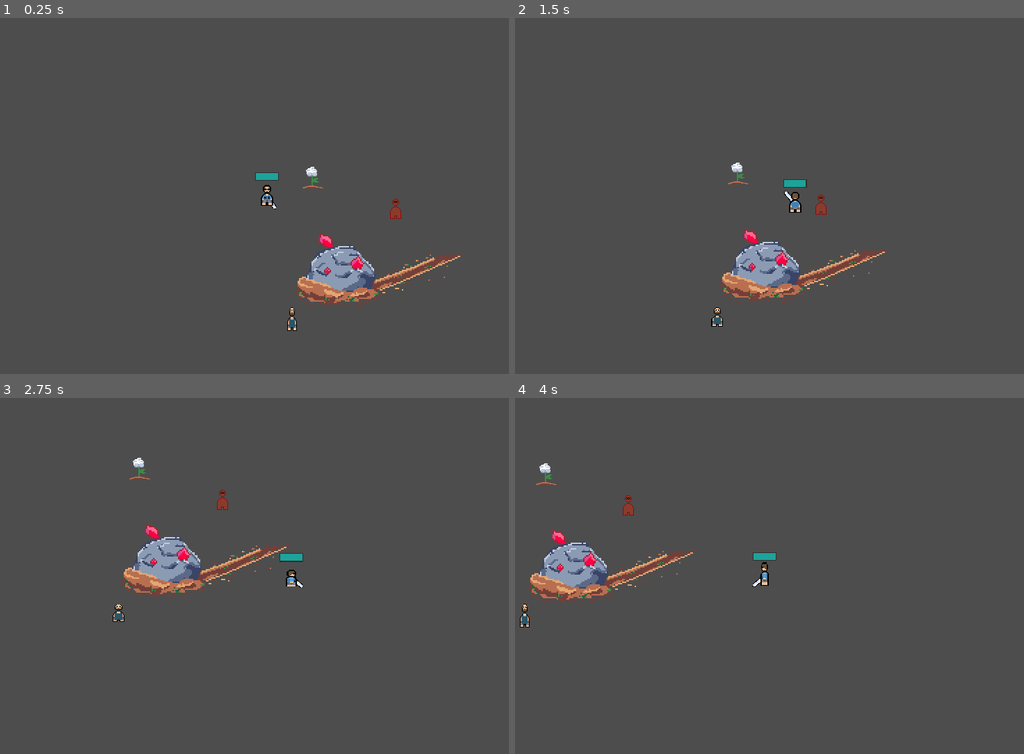
Above: before the commit, frames 1-4 (two rows, left to right).
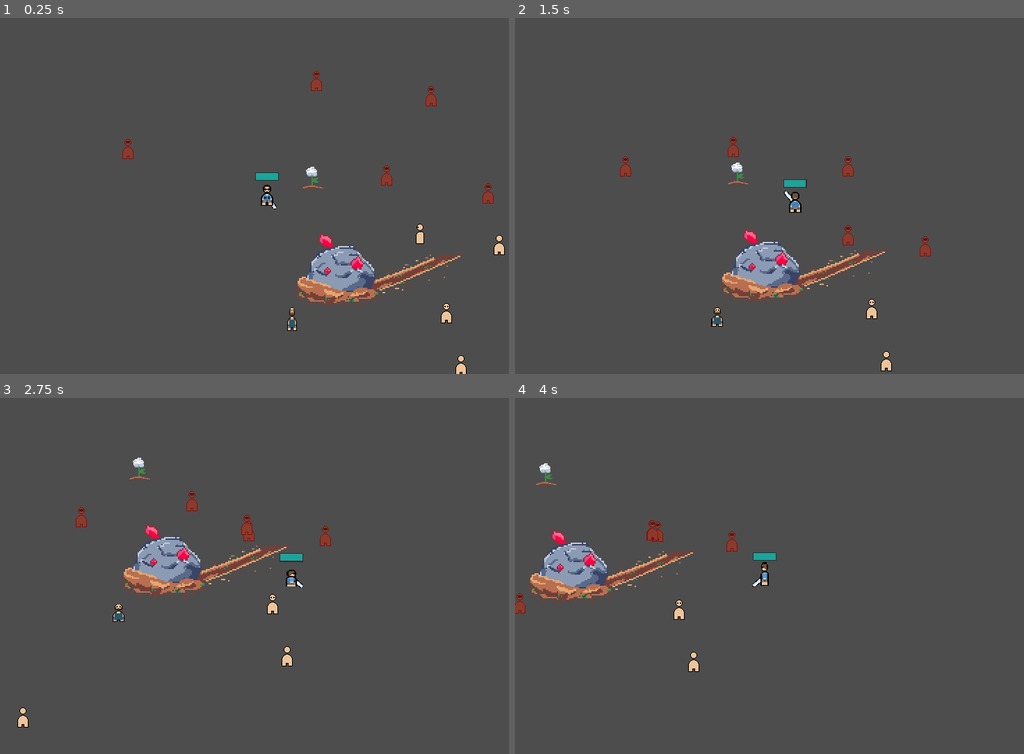
Above: after the commit, the same moments.

Repository: JJPSeno/bgjcalmbeforethestorm
Game: Godot game, scene res://World/TestLevel/test_level.tscn
Same seed, same stepped clock (60 frames per second), same inputs: the game is played once before the commit and once after it. This scene is started directly instead of the project's main scene. Sound files missing from this copy of the repository are replaced by a short silence.
Inputs:
- Up to frame 1 (0.25 s): no input
- Up to frame 2 (1.5 s): hold D (right) 0.53-1.28 s; hold O (hit) 0.53-1.28 s; hold S (down) from 1.28 s (still down); tap W (movement) at 1.35 s
- Up to frame 3 (2.75 s): release S (down) at 2.03 s; hold D (right) from 2.03 s (still down); hold O (hit) from 2.03 s (still down)
- Up to frame 4 (4 s): release O (hit) at 2.78 s; tap W (movement) at 2.85 s; release D (right) at 3.53 s; hold A (left) from 3.53 s (still down); hold O (hit) from 3.53 s (still down)

The runs differ from the first frame. In frame 1, 0.8% of the frame differs, in the area x 24-100%, y 14-100%; in frame 2, 0.7%; in frame 3, 0.7%; in frame 4, 0.6%.

Commit message:
add zombie pathfinding

Diff:
--- a/Entities/Enemies/Zombie/zombie.gd
+++ b/Entities/Enemies/Zombie/zombie.gd
@@ -1,12 +1,39 @@
 extends CharacterBody2D
 
 
-@export var speed = 300.0
+var speed = 100.0
+var accel = 3
+var target : Node2D
+var all_targets
+@onready var nav: NavigationAgent2D = $NavigationAgent2D
 
 
+func _ready() -> void:
+	all_targets = GameManager.zom_targets
+	target = all_targets[0]
+
 func _physics_process(delta: float) -> void:
-	pass
+	print(target.name)
+	var direction = Vector3.ZERO
+	for candidate in all_targets:
+		if candidate == target:
+			continue
+		if global_position.distance_squared_to(candidate.global_position) <= global_position.distance_squared_to(target.global_position):
+			target = candidate
 
+
+
+
+	if !target == null:
+		nav.target_position = target.global_position
+
+	direction = nav.get_next_path_position() - global_position
+	direction = direction.normalized()
+
+	velocity = velocity.lerp(direction * speed, 1 - exp(-accel * delta))
+
+	move_and_slide()
 
 func interact():
 	print_debug("ya hit me")
+	queue_free()
--- a/Entities/Enemies/Zombie/zombie.tscn
+++ b/Entities/Enemies/Zombie/zombie.tscn
@@ -76,4 +76,6 @@
 shape = SubResource("CircleShape2D_ohcbq")
 debug_color = Color(0.843326, 0.34113, 0.446181, 0.42)
 
+[node name="NavigationAgent2D" type="NavigationAgent2D" parent="."]
+
 [editable path="Interactable"]
--- a/Entities/NPCS/Toolsmith/Toolsmith.tscn
+++ b/Entities/NPCS/Toolsmith/Toolsmith.tscn
@@ -105,7 +105,7 @@
 text = "Ayt, hop to it"
 completion = ""
 
-[node name="Toolsmith" type="Node2D"]
+[node name="Toolsmith" type="Node2D" groups=["zom_target"]]
 script = ExtResource("1_8oxf5")
 
 [node name="Bobble Target" type="Node2D" parent="."]
--- a/Entities/NPCS/Toolsmith/toolsmith.gd
+++ b/Entities/NPCS/Toolsmith/toolsmith.gd
@@ -3,3 +3,9 @@
 
 func interact():
 	pass
+
+
+func hurt():
+	remove_from_group("zom_target")
+	GameManager.get_all_zom_targets()
+	visible = false
--- /dev/null
+++ b/Entities/NPCS/Vaillager/villager.gd
@@ -0,0 +1,14 @@
+extends Node2D
+
+
+@onready var animated_sprite_2d: AnimatedSprite2D = $AnimatedSprite2D
+
+
+func _ready() -> void:
+	animated_sprite_2d.frame = randi_range(0, 3)
+
+
+func hurt():
+	remove_from_group("zom_target")
+	GameManager.get_all_zom_targets()
+	visible = false
--- /dev/null
+++ b/Entities/NPCS/Vaillager/villager.tscn
@@ -0,0 +1,99 @@
+[gd_scene load_steps=15 format=3 uid="uid://ddwv800srjdms"]
+
+[ext_resource type="Texture2D" uid="uid://ostdwu2qbykc" path="res://Assets/npcs/npcs.png" id="1_8k7qi"]
+[ext_resource type="Script" path="res://Entities/NPCS/Vaillager/villager.gd" id="1_akvpk"]
+[ext_resource type="PackedScene" uid="uid://cdufi2gvvbf2c" path="res://Components/bobbleable/bobbleable.tscn" id="2_651eq"]
+[ext_resource type="PackedScene" uid="uid://ub47qa11wspb" path="res://Components/interactable/interactable.tscn" id="4_52o4j"]
+
+[sub_resource type="AtlasTexture" id="AtlasTexture_f3v2q"]
+atlas = ExtResource("1_8k7qi")
+region = Rect2(0, 0, 32, 32)
+
+[sub_resource type="AtlasTexture" id="AtlasTexture_u7vcc"]
+atlas = ExtResource("1_8k7qi")
+region = Rect2(0, 32, 32, 32)
+
+[sub_resource type="AtlasTexture" id="AtlasTexture_b6o8p"]
+atlas = ExtResource("1_8k7qi")
+region = Rect2(0, 64, 32, 32)
+
+[sub_resource type="AtlasTexture" id="AtlasTexture_42tci"]
+atlas = ExtResource("1_8k7qi")
+region = Rect2(0, 96, 32, 32)
+
+[sub_resource type="AtlasTexture" id="AtlasTexture_8ople"]
+atlas = ExtResource("1_8k7qi")
+region = Rect2(160, 0, 32, 32)
+
+[sub_resource type="AtlasTexture" id="AtlasTexture_uvwvm"]
+atlas = ExtResource("1_8k7qi")
+region = Rect2(160, 32, 32, 32)
+
+[sub_resource type="AtlasTexture" id="AtlasTexture_jnrx6"]
+atlas = ExtResource("1_8k7qi")
+region = Rect2(160, 64, 32, 32)
+
+[sub_resource type="AtlasTexture" id="AtlasTexture_w0elk"]
+atlas = ExtResource("1_8k7qi")
+region = Rect2(160, 96, 32, 32)
+
+[sub_resource type="SpriteFrames" id="SpriteFrames_4qyjr"]
+animations = [{
+"frames": [{
+"duration": 1.0,
+"texture": SubResource("AtlasTexture_f3v2q")
+}, {
+"duration": 1.0,
+"texture": SubResource("AtlasTexture_u7vcc")
+}, {
+"duration": 1.0,
+"texture": SubResource("AtlasTexture_b6o8p")
+}, {
+"duration": 1.0,
+"texture": SubResource("AtlasTexture_42tci")
+}],
+"loop": true,
+"name": &"default",
+"speed": 5.0
+}, {
+"frames": [{
+"duration": 1.0,
+"texture": SubResource("AtlasTexture_8ople")
+}, {
+"duration": 1.0,
+"texture": SubResource("AtlasTexture_uvwvm")
+}, {
+"duration": 1.0,
+"texture": SubResource("AtlasTexture_jnrx6")
+}, {
+"duration": 1.0,
+"texture": SubResource("AtlasTexture_w0elk")
+}],
+"loop": true,
+"name": &"zombie",
+"speed": 5.0
+}]
+
+[sub_resource type="RectangleShape2D" id="RectangleShape2D_dwcea"]
+size = Vector2(28, 22)
+
+[node name="Villager" type="Node2D" groups=["zom_target"]]
+script = ExtResource("1_akvpk")
+
+[node name="AnimatedSprite2D" type="AnimatedSprite2D" parent="."]
+sprite_frames = SubResource("SpriteFrames_4qyjr")
+autoplay = "default"
+speed_scale = 0.0
+
+[node name="Bobbeable" parent="." node_paths=PackedStringArray("target") instance=ExtResource("2_651eq")]
+target = NodePath("../AnimatedSprite2D")
+
+[node name="Interactable" parent="." node_paths=PackedStringArray("parent") instance=ExtResource("4_52o4j")]
+collision_layer = 32
+collision_mask = 128
+parent = NodePath("..")
+
+[node name="CollisionShape2D" parent="Interactable" index="0"]
+shape = SubResource("RectangleShape2D_dwcea")
+
+[editable path="Interactable"]
--- a/Entities/Player/player.tscn
+++ b/Entities/Player/player.tscn
@@ -100,7 +100,7 @@
 [sub_resource type="RectangleShape2D" id="RectangleShape2D_hxsv8"]
 size = Vector2(28, 22)
 
-[node name="Player" type="CharacterBody2D"]
+[node name="Player" type="CharacterBody2D" groups=["zom_target"]]
 y_sort_enabled = true
 collision_layer = 2
 collision_mask = 57
--- a/Singleton/game_manager.gd
+++ b/Singleton/game_manager.gd
@@ -3,6 +3,11 @@
 signal weapon_is_upgraded
 
 var is_weapon_upgraded := false
+var zom_targets
+
+
+func _ready() -> void:
+	get_all_zom_targets()
 
 func _process(_delta: float) -> void:
 	if Input.is_action_just_pressed("exit"):
@@ -14,3 +19,7 @@
 func upgrade_weapon() -> void:
 	is_weapon_upgraded = true
 	weapon_is_upgraded.emit()
+
+
+func get_all_zom_targets():
+	zom_targets = get_tree().get_nodes_in_group("zom_target")
--- a/World/TestLevel/test_level.tscn
+++ b/World/TestLevel/test_level.tscn
@@ -1,10 +1,16 @@
-[gd_scene load_steps=6 format=3 uid="uid://c66o8lh8t5n5"]
+[gd_scene load_steps=8 format=3 uid="uid://c66o8lh8t5n5"]
 
 [ext_resource type="PackedScene" uid="uid://bhnoos5wf8m37" path="res://Entities/Player/player.tscn" id="1_g6413"]
 [ext_resource type="PackedScene" uid="uid://w03ka4ghj5jh" path="res://Entities/Cotton/Cotton.tscn" id="2_lbnyw"]
 [ext_resource type="PackedScene" uid="uid://vyrr7a6mt5kv" path="res://Entities/Meteor/Meteor.tscn" id="3_ivbk8"]
 [ext_resource type="PackedScene" uid="uid://b53vr80xvjhbe" path="res://Entities/Enemies/Zombie/zombie.tscn" id="4_hatjw"]
 [ext_resource type="PackedScene" uid="uid://bhhtlr14jwbcc" path="res://Entities/NPCS/Toolsmith/Toolsmith.tscn" id="5_tmeet"]
+[ext_resource type="PackedScene" uid="uid://ddwv800srjdms" path="res://Entities/NPCS/Vaillager/villager.tscn" id="6_52b2l"]
+
+[sub_resource type="NavigationPolygon" id="NavigationPolygon_btyo2"]
+vertices = PackedVector2Array(239.508, -554.031, 835.602, -570.953, 1862.71, -247.32, 1051.52, 1061.45, -131.297, 1403.22, -737.391, 365.633, -218.328, -424.359, -831.773, -257.68)
+polygons = Array[PackedInt32Array]([PackedInt32Array(0, 1, 2, 3, 4, 5, 6), PackedInt32Array(6, 5, 7)])
+outlines = Array[PackedVector2Array]([PackedVector2Array(238, -564, 837, -581, 1878, -253, 1058, 1070, -136, 1415, -747, 369, -843, -265, -221, -434)])
 
 [node name="TestLevel" type="Node2D"]
 
@@ -15,7 +21,19 @@
 position = Vector2(244.743, 184.241)
 
 [node name="Zombie" parent="." instance=ExtResource("4_hatjw")]
-position = Vector2(313.334, 102.217)
+position = Vector2(202, -88)
+
+[node name="Zombie2" parent="." instance=ExtResource("4_hatjw")]
+position = Vector2(365, -67)
+
+[node name="Zombie3" parent="." instance=ExtResource("4_hatjw")]
+position = Vector2(297, 48)
+
+[node name="Zombie4" parent="." instance=ExtResource("4_hatjw")]
+position = Vector2(-79, 14)
+
+[node name="Zombie5" parent="." instance=ExtResource("4_hatjw")]
+position = Vector2(444, 73)
 
 [node name="Player" parent="." groups=["player"] instance=ExtResource("1_g6413")]
 position = Vector2(128, 85)
@@ -23,3 +41,22 @@
 
 [node name="Toolsmith" parent="." instance=ExtResource("5_tmeet")]
 position = Vector2(164, 263)
+
+[node name="NavigationRegion2D" type="NavigationRegion2D" parent="."]
+position = Vector2(-153, -283)
+navigation_polygon = SubResource("NavigationPolygon_btyo2")
+
+[node name="Villager2" parent="." instance=ExtResource("6_52b2l")]
+position = Vector2(386, 252)
+
+[node name="Villager" parent="." instance=ExtResource("6_52b2l")]
+position = Vector2(348, 138)
+
+[node name="Villager3" parent="." instance=ExtResource("6_52b2l")]
+position = Vector2(27, 415)
+
+[node name="Villager4" parent="." instance=ExtResource("6_52b2l")]
+position = Vector2(407, 327)
+
+[node name="Villager5" parent="." instance=ExtResource("6_52b2l")]
+position = Vector2(462, 154)
--- a/World/world.tscn
+++ b/World/world.tscn
@@ -3,7 +3,7 @@
 [ext_resource type="PackedScene" uid="uid://bhnoos5wf8m37" path="res://Entities/Player/player.tscn" id="1_m64ys"]
 [ext_resource type="PackedScene" uid="uid://8w0ml10hpnxd" path="res://World/Buildings/Player_Room_Bldg.tscn" id="2_87cis"]
 [ext_resource type="PackedScene" uid="uid://bnu7gt00el3rr" path="res://World/Buildings/Carpenter_Bldg.tscn" id="4_bl0i6"]
-[ext_resource type="PackedScene" uid="uid://kfkmok2i6u6r" path="res://Entities/NPCS/carpenter/carpenter.tscn" id="5_5spr1"]
+[ext_resource type="PackedScene" uid="uid://kfkmok2i6u6r" path="res://Entities/NPCS/Carpenter/carpenter.tscn" id="5_5spr1"]
 [ext_resource type="PackedScene" uid="uid://be67annsivf7" path="res://World/Buildings/Tailors_Hut.tscn" id="5_kgqvn"]
 [ext_resource type="PackedScene" uid="uid://tkt6eauokv8m" path="res://Entities/NPCS/Tailor/tailor.tscn" id="6_dqhfu"]
 [ext_resource type="PackedScene" uid="uid://blhugsrkjmffk" path="res://World/Buildings/Toolsmithery.tscn" id="6_trm65"]
--- a/project.godot
+++ b/project.godot
@@ -32,6 +32,7 @@
 [global_group]
 
 player=""
+zom_target=""
 
 [input]
 
Not shown: 1 places in Components/swingable/average-sword.tscn that only renumber resources
